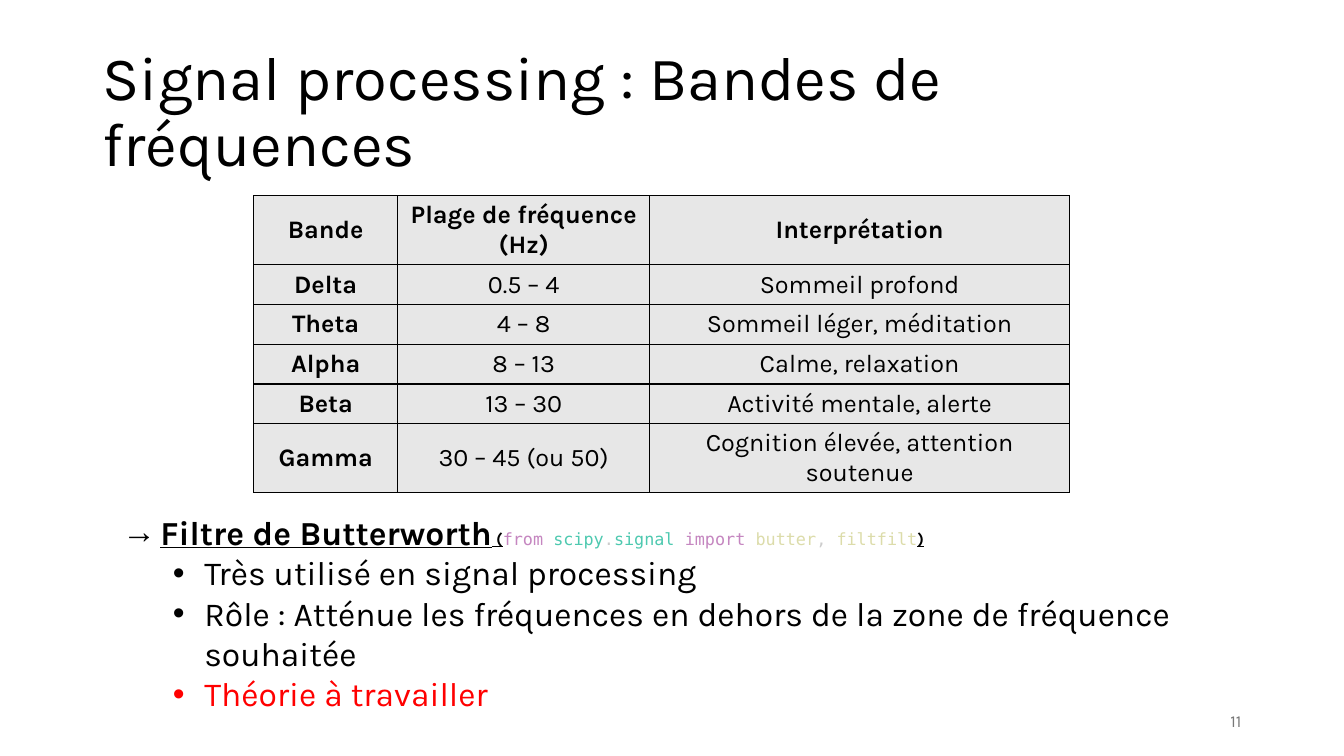
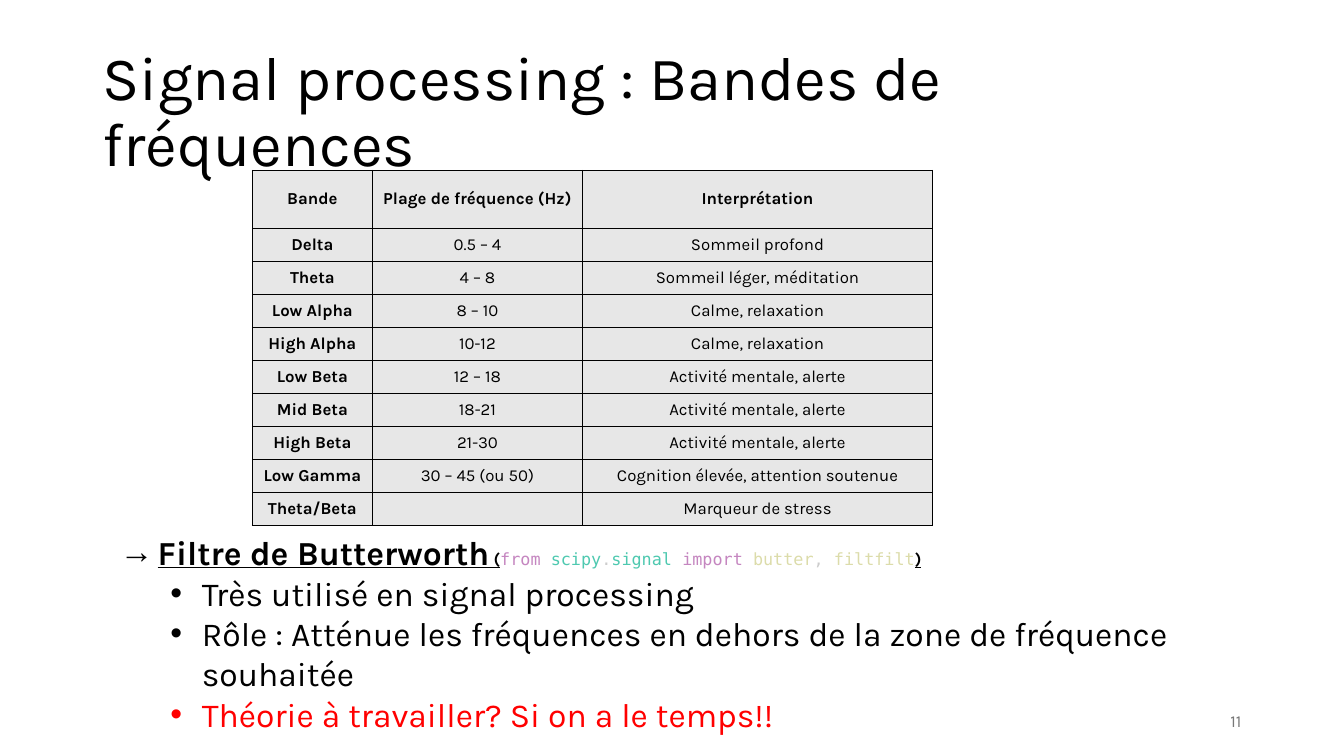
Before and after one commit to robinguiavarch/XAIGUIFORMER_MLReproducibility, a slide deck: slide 11 of reunions/XAIGUIFORMER_reu1.pptx. Drawn at 1344x756 pixels with LibreOffice and Linux fonts; fonts in the diff are those of the drawing. Boxes give left, top, right and bottom in pixels: in the first picture for what was removed or moved away, otherwise in the second. Text is boxed around its words. In the diff, an @@ line names an element or a change of style, - is before the commit and + after.

```diff
--- a/reunions/XAIGUIFORMER_reu1.pptx
+++ b/reunions/XAIGUIFORMER_reu1.pptx
@@ table at (x1=252, y1=170, x2=932, y2=525) @@
-row 4: Alpha | 8 – 13 | Calme, relaxation
-row 5: Beta | 13 – 30 | Activité mentale, alerte
-row 6: Gamma | 30 – 45 (ou 50) | Cognition élevée, attention soutenue
+row 4: Low Alpha | 8 – 10 | Calme, relaxation
+row 5: High Alpha | 10-12 | Calme, relaxation
+row 6: Low Beta | 12 – 18 | Activité mentale, alerte
+row 7: Mid Beta | 18-21 | Activité mentale, alerte
+row 8: High Beta | 21-30 | Activité mentale, alerte
+row 9: Low Gamma | 30 – 45 (ou 50) | Cognition élevée, attention soutenue
+row 10: Theta/Beta |  | Marqueur de stress
@@ table resized from (x1=254, y1=196, x2=1071, y2=486) to (x1=252, y1=170, x2=932, y2=525) @@
@@ text "Filtre de Butterworth (from scipy.signal ..." moved from (x1=160, y1=521, x2=1170, y2=707) to (x1=158, y1=541, x2=1167, y2=735) @@
@@ text at (x1=202, y1=701, x2=773, y2=735): text changed @@
-  • Théorie à travailler
+  • Théorie à travailler? Si on a le temps!!
```
Also in this commit, not shown: 1 other slide changed, 2 slides added, 1 slide removed, 2 other files.
